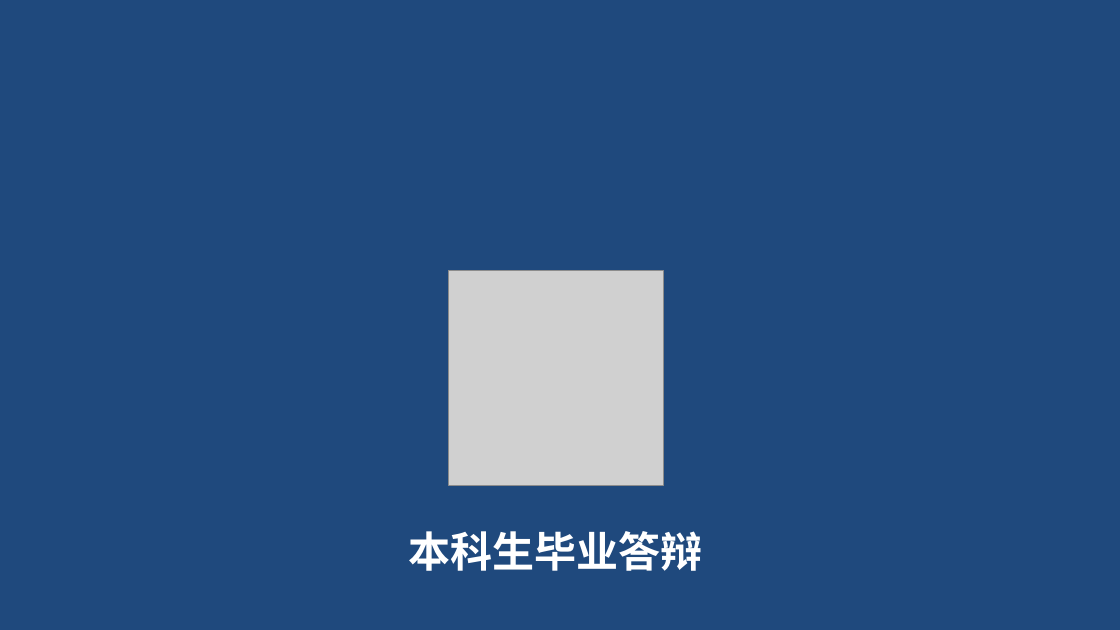
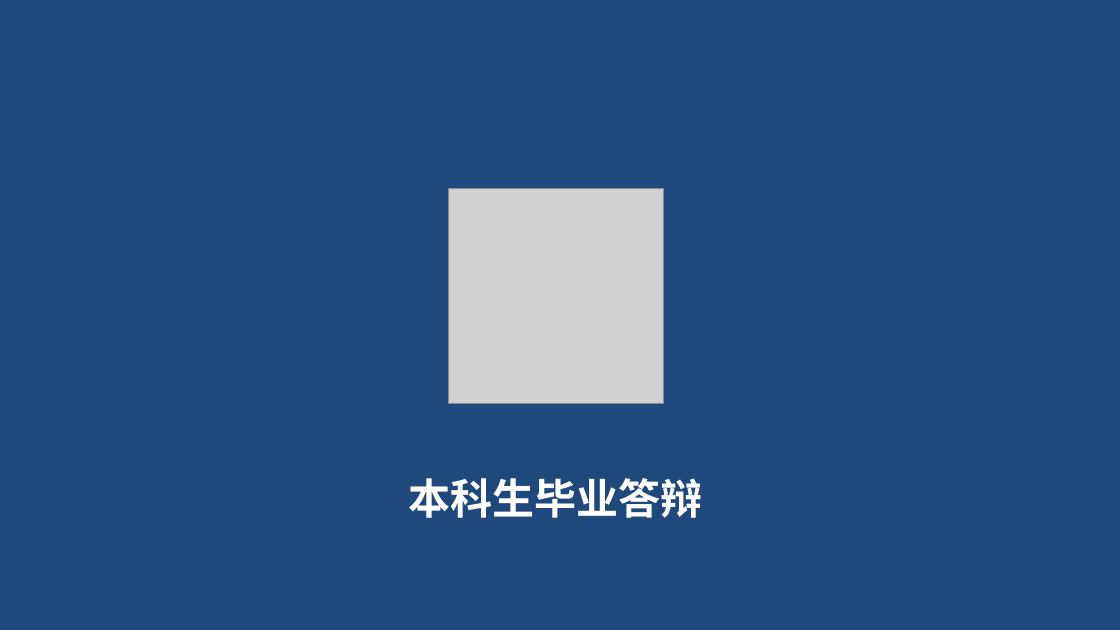
Before and after one commit to Lijinging/ustcthesis, a slide deck: slide 1 of PB13209115 李京 毕业答辩.pptx. Drawn at 1120x630 pixels with LibreOffice and Linux fonts; fonts in the diff are those of the drawing; grey boxes stand for pictures. Boxes give left, top, right and bottom in pixels: in the first picture for what was removed or moved away, otherwise in the second. Text is boxed around its words. In the diff, an @@ line names an element or a change of style, - is before the commit and + after.

```diff
--- a/PB13209115 李京 毕业答辩.pptx
+++ b/PB13209115 李京 毕业答辩.pptx
@@ picture: place and size @@
-picture at bbox=[449, 271, 664, 486]
+picture at bbox=[449, 189, 664, 404]
@@ text "本科生毕业答辩": place and size @@
-text "本科生毕业答辩" at bbox=[409, 531, 703, 571]
+text "本科生毕业答辩" at bbox=[409, 478, 703, 518]
```
Also in this commit, not shown: 1 other slide changed, 2 other files.
